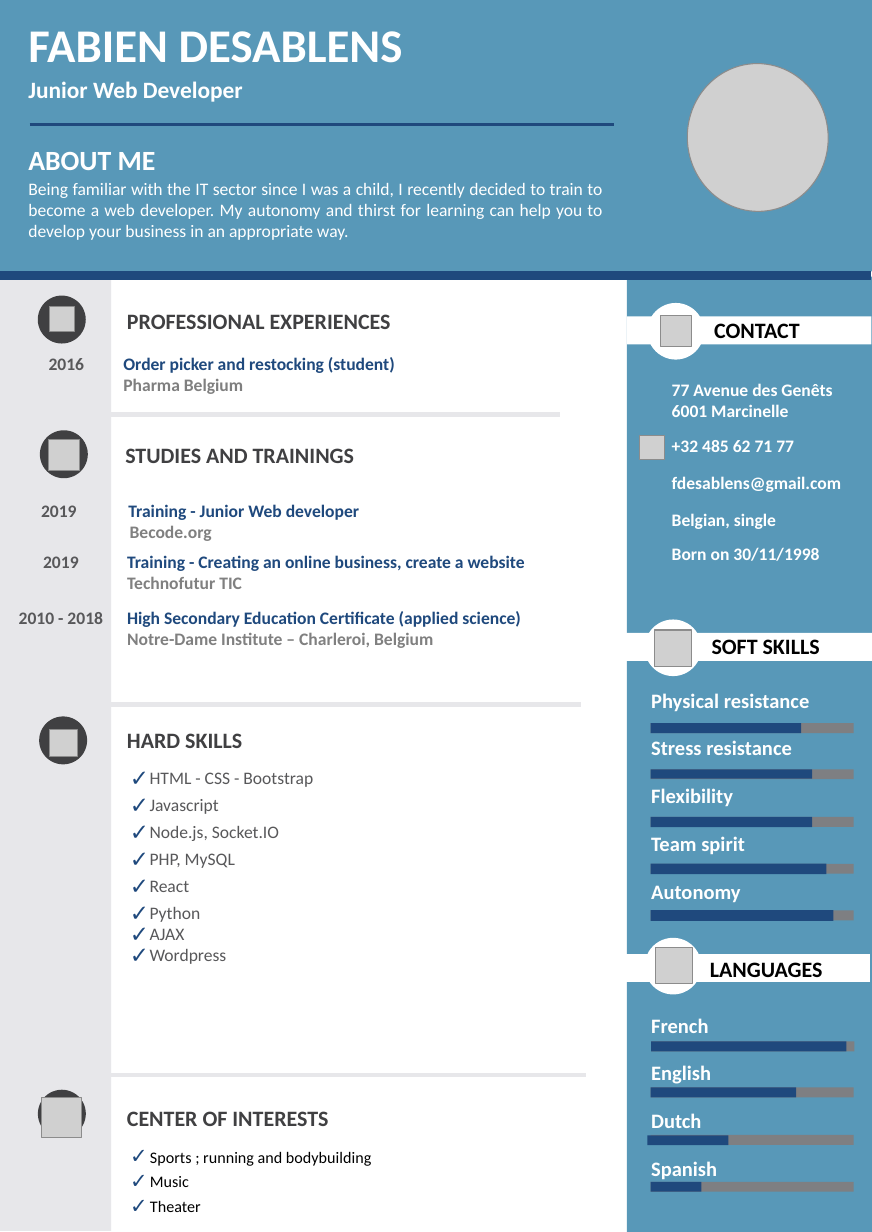
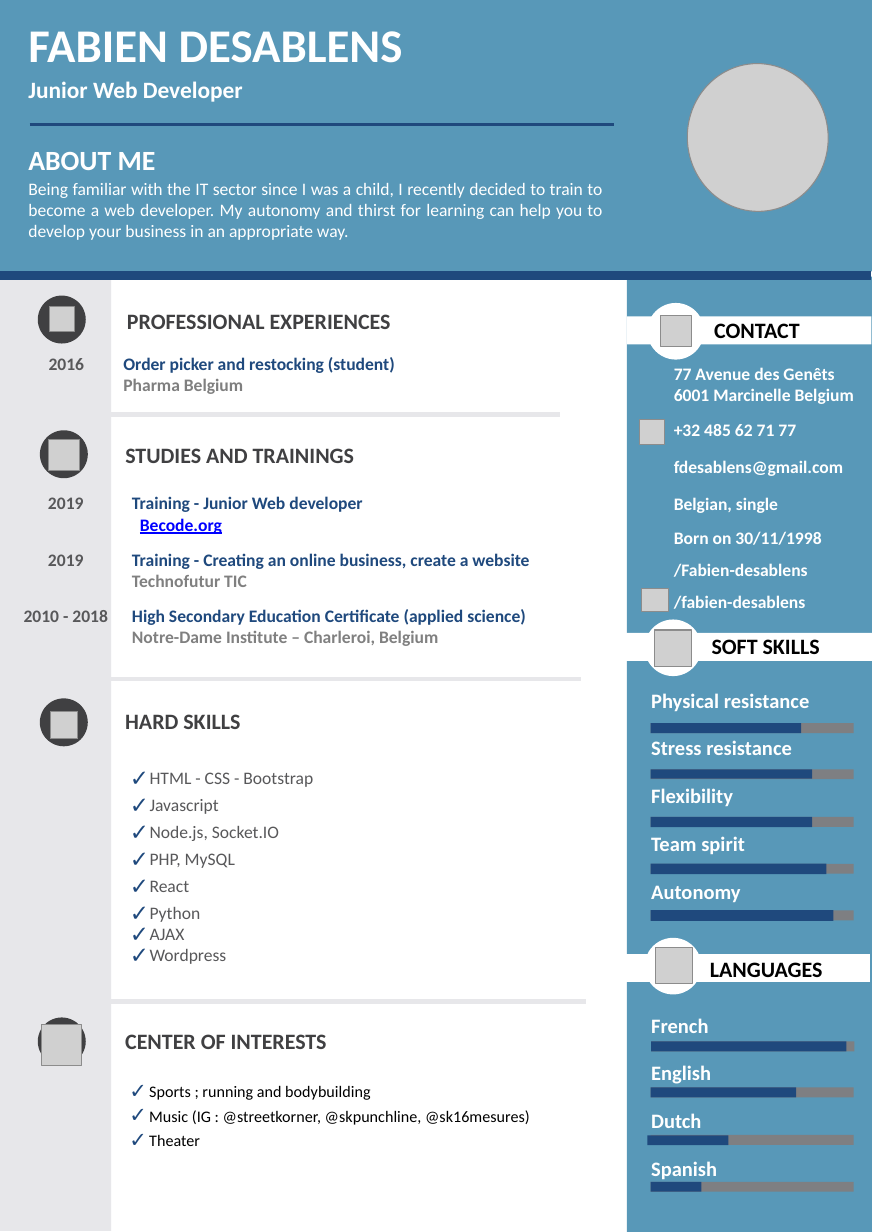
Before and after one commit to Fabien-desablens/CV, a slide deck: slide 1 of CV-FabienDesablens-EN.pptx. Drawn at 872x1232 pixels with LibreOffice and Linux fonts; fonts in the diff are those of the drawing; grey boxes stand for pictures; background and template pictures are left out. Boxes give left, top, right and bottom in pixels: in the first picture for what was removed or moved away, otherwise in the second. Text is boxed around its words. In the diff, an @@ line names an element or a change of style, - is before the commit and + after.

```diff
--- a/CV-FabienDesablens-EN.pptx
+++ b/CV-FabienDesablens-EN.pptx
@@ table at [662, 357, 867, 618] @@
-row 1, column 1: 77 Avenue des Genêts / 6001 Marcinelle
+row 1, column 1: 77 Avenue des Genêts / 6001 Marcinelle Belgium
+row 6: /Fabien-desablens
+row 7: /fabien-desablens
@@ table: place and size @@
-table at [660, 373, 865, 570]
+table at [662, 357, 867, 618]
@@ picture: place and size @@
-picture at [640, 435, 665, 461]
+picture at [640, 420, 665, 445]
@@ table at [8, 488, 606, 653] @@
+row 1: 2019 | Training - Junior Web developer / Becode.org
@@ table: place and size @@
-table at [4, 546, 602, 655]
+table at [8, 488, 606, 653]
@@ text removed at [41, 504, 359, 541] @@
-2019 Training - Junior Web developer
-Becode.org
@@ picture added at [642, 588, 670, 612] @@
@@ line moved from (106, 705) - (581, 705) to (106, 679) - (581, 679) @@
@@ 1 picture, 1 text, 1 ellipse: place and size @@
-1 picture, 1 text, 1 ellipse at [39, 717, 242, 764]
+1 picture, 1 text, 1 ellipse at [40, 699, 240, 747]
@@ ellipse: place and size @@
-ellipse at [38, 1090, 85, 1138]
+ellipse at [38, 1018, 85, 1065]
@@ line moved from (112, 1076) - (586, 1076) to (112, 1002) - (586, 1002) @@
@@ picture: place and size @@
-picture at [41, 1098, 81, 1138]
+picture at [41, 1026, 81, 1066]
@@ text "CENTER OF INTERESTS": place and size @@
-text "CENTER OF INTERESTS" at [127, 1111, 328, 1126]
+text "CENTER OF INTERESTS" at [125, 1034, 327, 1049]
@@ text "Sports ; running and bodybuilding": place and size @@
-text "Sports ; running and bodybuilding" at [150, 1151, 371, 1212]
+text "Sports ; running and bodybuilding" at [149, 1085, 530, 1146]
@@ text at [149, 1110, 530, 1125]: text changed @@
-✓ Music
+✓ Music (IG : @streetkorner, @skpunchline, @sk16mesures)
```
